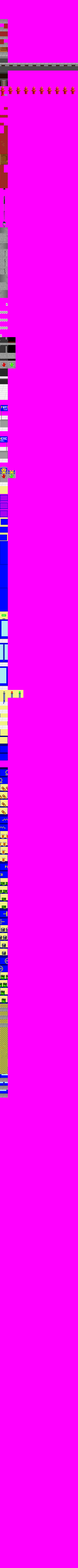
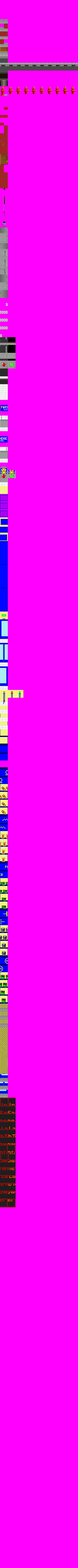
Layered file, before and after one edit (78x1568). Changes by layer:
added group "insanelabtower" with 28 layers above "background" over box(0, 1097, 16, 1208)
added layer "Eingefügte Ebene #86" in group "insanelabtower" over box(7, 1199, 16, 1208)
added layer "Eingefügte Ebene #85" in group "insanelabtower" over box(7, 1191, 16, 1200)
added layer "Eingefügte Ebene #84" in group "insanelabtower" over box(7, 1183, 16, 1192)
added layer "Eingefügte Ebene #83" in group "insanelabtower" over box(7, 1176, 16, 1184)
added layer "Eingefügte Ebene #82" in group "insanelabtower" over box(7, 1168, 16, 1176)
added layer "Eingefügte Ebene #81" in group "insanelabtower" over box(7, 1160, 16, 1169)
added layer "Eingefügte Ebene #80" in group "insanelabtower" over box(7, 1152, 16, 1161)
added layer "Eingefügte Ebene #79" in group "insanelabtower" over box(7, 1144, 16, 1153)
added layer "Eingefügte Ebene #78" in group "insanelabtower" over box(7, 1136, 16, 1145)
added layer "Eingefügte Ebene #77" in group "insanelabtower" over box(7, 1128, 16, 1137)
added layer "Eingefügte Ebene #76" in group "insanelabtower" over box(7, 1121, 16, 1129)
added layer "Eingefügte Ebene #75" in group "insanelabtower" over box(7, 1113, 16, 1122)
added layer "Eingefügte Ebene #74" in group "insanelabtower" over box(7, 1105, 16, 1114)
added layer "Eingefügte Ebene #73" in group "insanelabtower" over box(7, 1097, 16, 1106)
added layer "Eingefügte Ebene #44" in group "insanelabtower" over box(0, 1097, 8, 1106)
added layer "Eingefügte Ebene #43" in group "insanelabtower" over box(0, 1105, 8, 1114)
added layer "Eingefügte Ebene #59" in group "insanelabtower" over box(0, 1113, 8, 1122)
added layer "Eingefügte Ebene #61" in group "insanelabtower" over box(0, 1128, 8, 1137)
added layer "Eingefügte Ebene #64" in group "insanelabtower" over box(0, 1136, 8, 1145)
added layer "Eingefügte Ebene #65" in group "insanelabtower" over box(0, 1144, 8, 1153)
…and 8 more changes (8 added)
